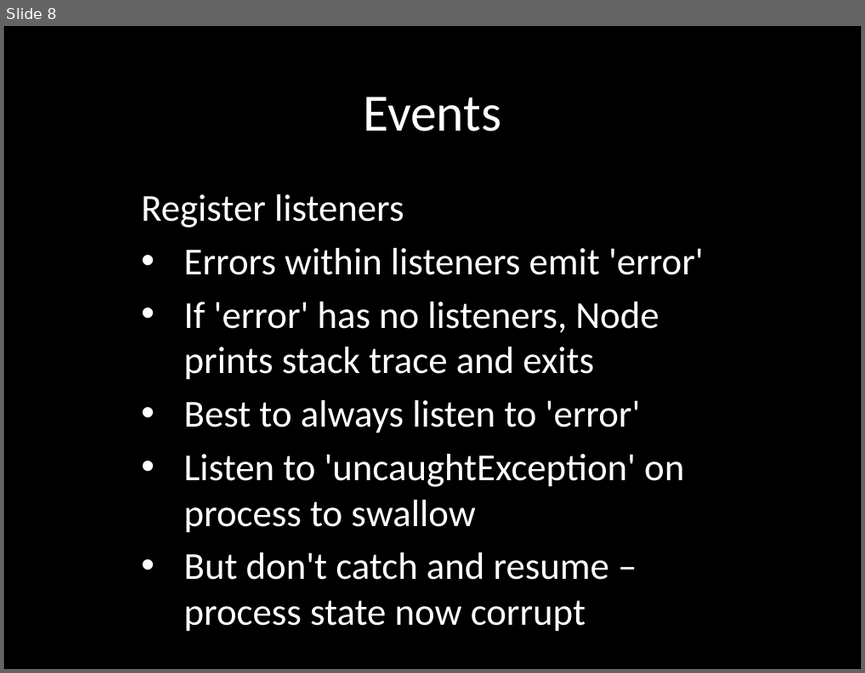
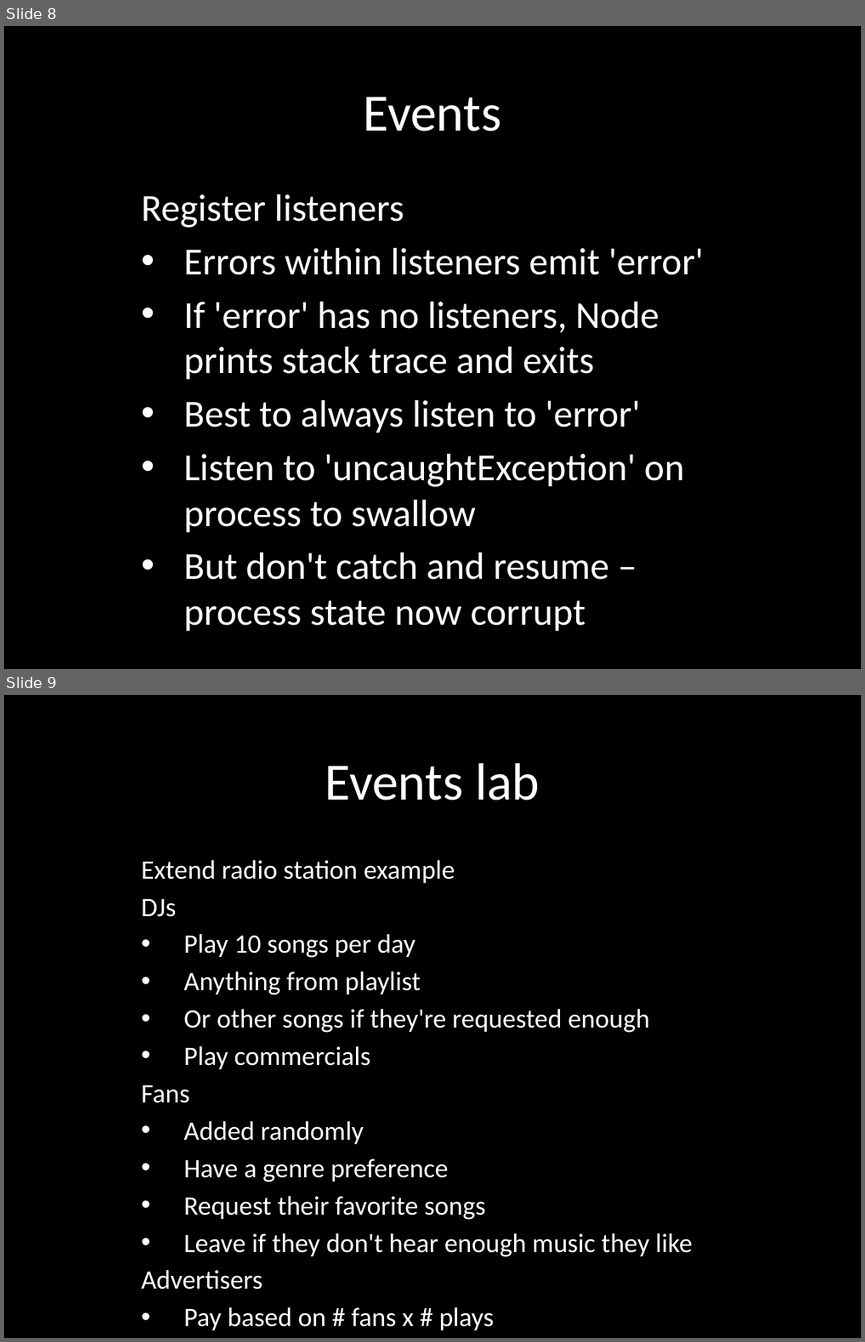
Before and after one commit to eliasjames/training-node, a slide deck: slides/Node Slides Day 2.pptx. Shown one above the other, each under a label of ours: slide 8 before the commit, slides 8 and 9 after it. The pictures are 865x673 and 865x1342 pixels, drawn with LibreOffice and Linux fonts; fonts in the diff are those of the drawing. Boxes give left, top, right and bottom in pixels: in the first picture for what was removed or moved away, otherwise in the second. Text is boxed around its words. In the diff, an @@ line names an element or a change of style, - is before the commit and + after.

Commit message:
Day 2 slides: events, streams, process

```diff
--- a/slides/Node Slides Day 2.pptx
+++ b/slides/Node Slides Day 2.pptx
@@ slide 9 added at [4, 695, 861, 1338], background #000000 @@
@@ title added at [324, 763, 540, 800], 44 pt, text #FFFFFF @@
+Events lab
@@ subtitle added at [141, 860, 692, 1330], 22.4 pt, text #FFFFFF @@
+Extend radio station example
+DJs
+• Play 10 songs per day
+• Anything from playlist
+• Or other songs if they're requested enough
+• Play commercials
+Fans
+• Added randomly
+• Have a genre preference
+• Request their favorite songs
+• Leave if they don't hear enough music they like
+Advertisers
+• Pay based on # fans x # plays
```
Also in this commit, not shown: 14 other slides added.
